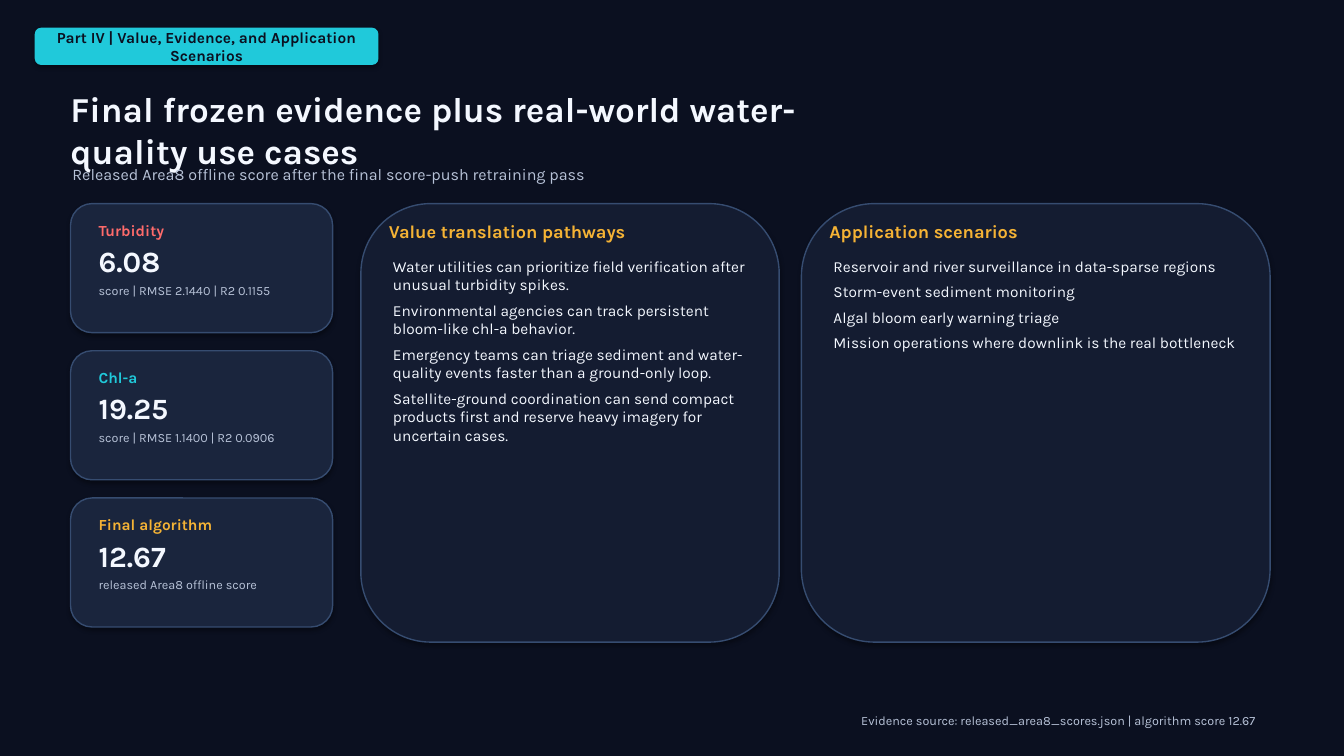
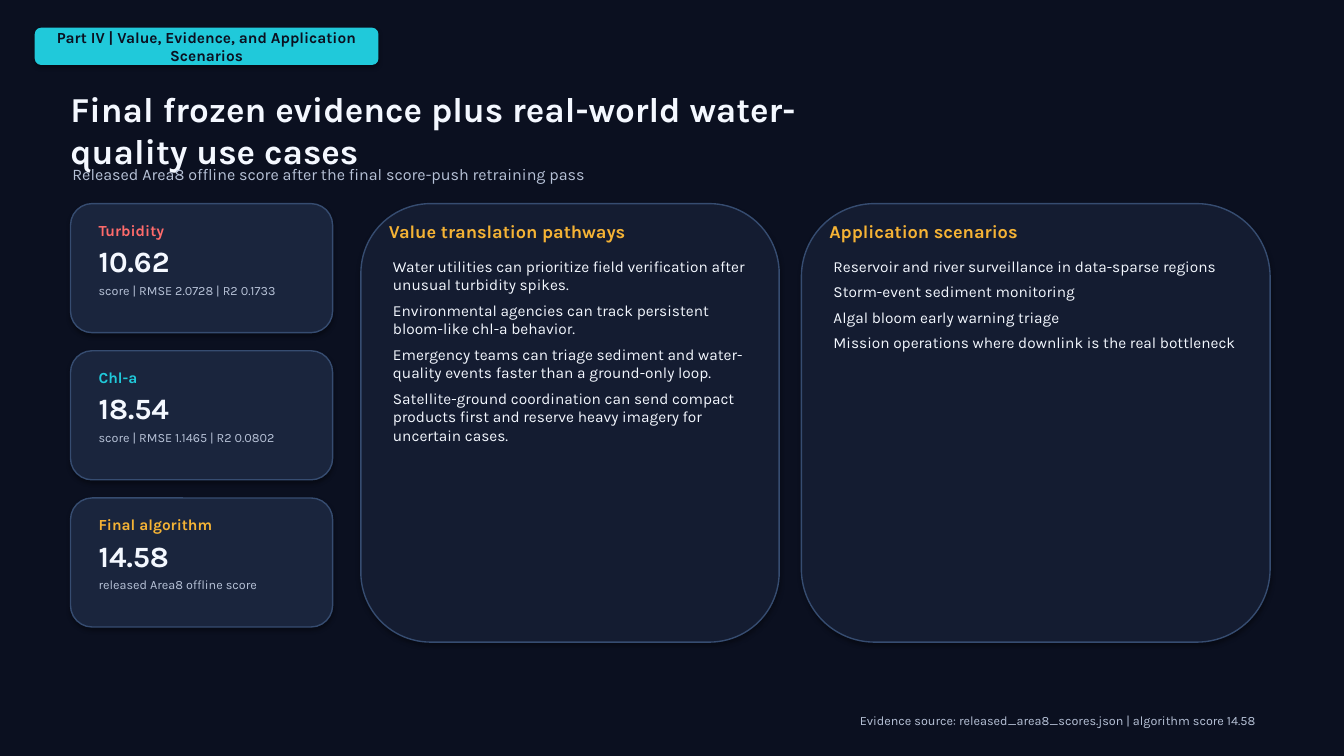
Before and after one commit to BrownAssassin/HydroSat-Systems-Finals, a slide deck: slide 5 of Hydro Sat Systems_Arv Bali_baliarv21@gmail.com/hydrosat_best_technical_proposal.pptx. Drawn at 1344x756 pixels with LibreOffice and Linux fonts; fonts in the diff are those of the drawing. Boxes give left, top, right and bottom in pixels: in the first picture for what was removed or moved away, otherwise in the second. Text is boxed around its words. In the diff, an @@ line names an element or a change of style, - is before the commit and + after.

Commit message:
Push final tabular runtime to 14.5762 and refresh submission materials
Finalize the late-stage Track 2 score push and freeze the strongest validated tabular runtime.

- extend the score-push harness to support arbitrary turbidity/chla pair tuning, saved regime comparison, and a narrow turbidity-only fallback path
- expand the final tuning grids, especially for turbidity lognormal-rank calibration and prior shrink search
- freeze the improved runtime bundle in artifacts/models with self-describing runtime defaults
- update inference and evaluation paths so the frozen runtime reproduces the winning settings automatically
- align run.sh and .gitlab-ci.yml with the new default runtime configuration
- regenerate the released-Area8 reports and keep the sample inference path validated
- refresh README.md, README_SUBMISSION.txt, SUBMISSION_MANIFEST.md, FINAL_TECHNICAL_PROPOSAL.md, the proposal deck, and the presentation script to match the final frozen result

Final frozen released-Area8 offline evaluation:
- Turbidity: RMSE 2.0728, R2 0.1733, score 10.6170
- Chl-a: RMSE 1.1465, R2 0.0802, score 18.5354
- Algorithm score: 14.5762

This improves the prior frozen runtime from 14.4445 to 14.5762, while keeping the final submission path tabular-first and CNN-free on the critical runtime path.

```diff
--- a/Hydro Sat Systems_Arv Bali_baliarv21@gmail.com/hydrosat_best_technical_proposal.pptx
+++ b/Hydro Sat Systems_Arv Bali_baliarv21@gmail.com/hydrosat_best_technical_proposal.pptx
@@ text at (99, 252, 276, 295): text changed @@
-6.08
-score | RMSE 2.1440 | R2 0.1155
+10.62
+score | RMSE 2.0728 | R2 0.1733
@@ text at (99, 399, 275, 442): text changed @@
-19.25
-score | RMSE 1.1400 | R2 0.0906
+18.54
+score | RMSE 1.1465 | R2 0.0802
@@ text at (99, 547, 169, 568): text changed @@
-12.67
+14.58
@@ text at (860, 716, 1255, 728): text changed @@
-Evidence source: released_area8_scores.json | algorithm score 12.67
+Evidence source: released_area8_scores.json | algorithm score 14.58
```
Also in this commit, not shown: 3 other slides changed, 16 other files.
